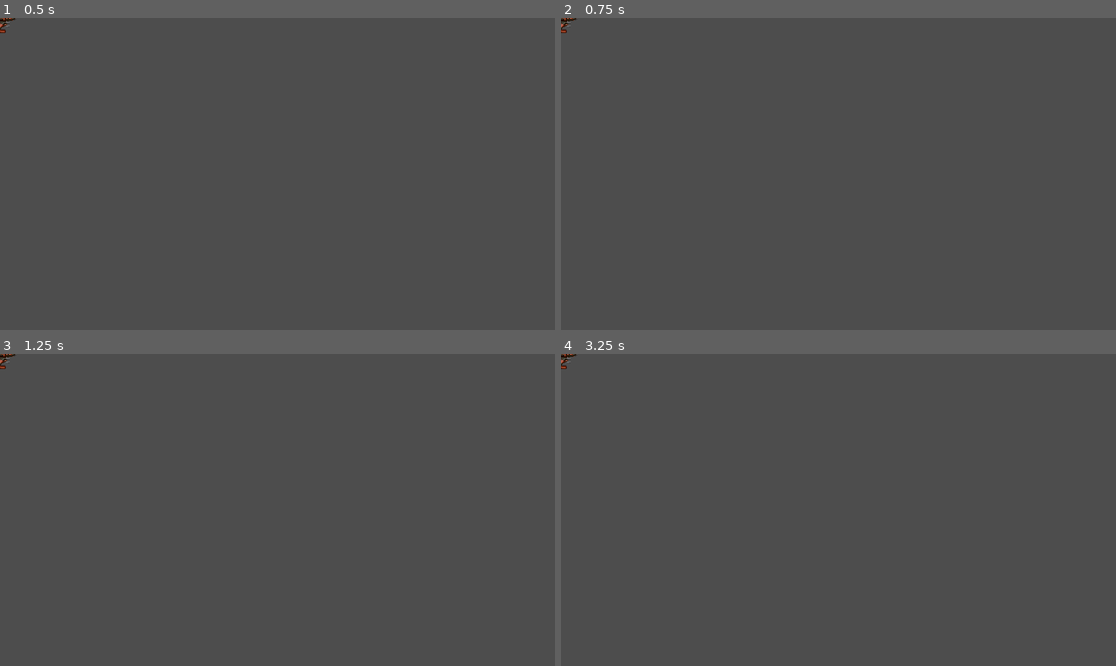
Above: before the commit, frames 1-4 (two rows, left to right).
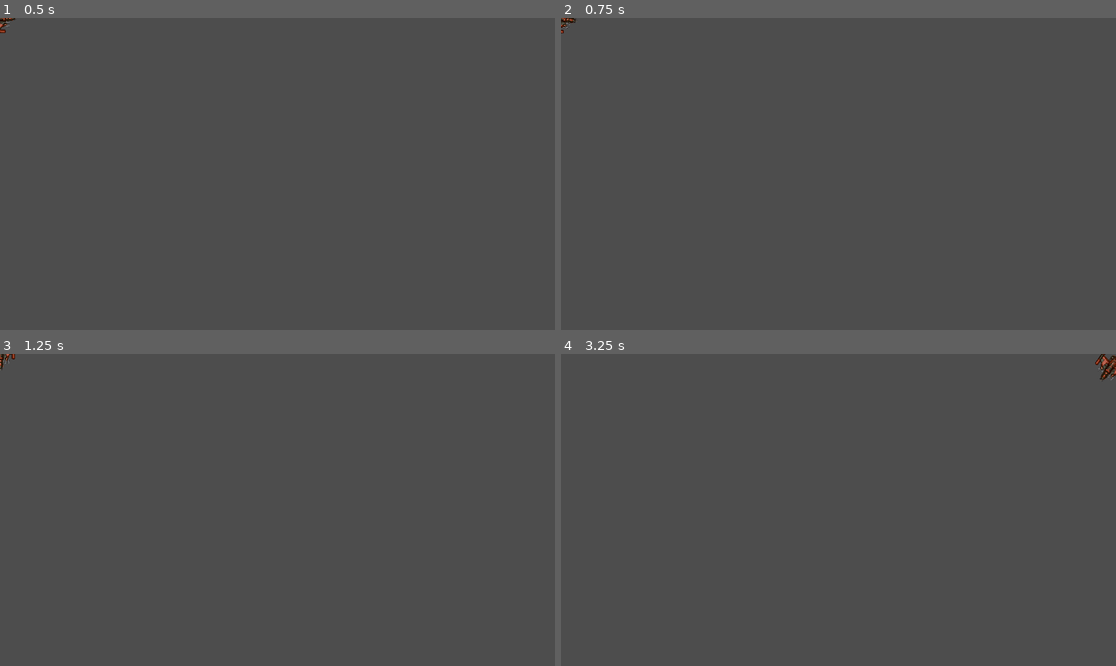
Above: after the commit, the same moments.

Repository: mikechase3/SpaceRocks
Game: Godot game, scene res://scenes/node_2d.tscn
Two runs of this game, one before a commit and one after it. Both use one fixed random seed, a clock stepped at 60 frames per second and the inputs below. Before the commit the project has no main scene; this scene is started directly in both runs.
Inputs:
- Up to frame 1 (0.5 s): no input
- Up to frame 2 (0.75 s): tap Enter at 0.5 s; hold Right (rotate_right) from 0.53 s (still down); hold Space (shoot) from 0.53 s (still down)
- Up to frame 3 (1.25 s): keep holding Right (rotate_right); keep holding Space (shoot)
- Up to frame 4 (3.25 s): release Right (rotate_right) at 1.28 s; release Space (shoot) at 1.28 s; hold A (rotate_left) 1.28-2.03 s; tap Space (shoot) at 1.35, 2.85 s; hold Right (rotate_right) 2.03-2.78 s; hold Space (shoot) 2.03-2.78 s; tap Enter at 2.75 s; hold W (thrust) from 2.78 s (still down)

Frame 1 is identical in both runs. In frame 2, less than 0.1% of the frame differs, in the area x 0-3%, y 0-5%; in frame 3, less than 0.1%; in frame 4, 0.3%, in the area x 0-100%, y 0-9%.
Error before the commit: Invalid assignment of property or key 'emitting' with value of type 'bool' on a base object of type 'null instance'. (res://scenes/player.gd:39)

Commit message:
Finished player movement

Diff:
--- a/project.godot
+++ b/project.godot
@@ -11,6 +11,7 @@
 [application]
 
 config/name="space-rocks"
+run/main_scene="res://scenes/node_2d.tscn"
 config/features=PackedStringArray("4.3", "GL Compatibility")
 config/icon="res://icon.svg"
 
@@ -20,12 +21,14 @@
 "deadzone": 0.5,
 "events": [Object(InputEventKey,"resource_local_to_scene":false,"resource_name":"","device":-1,"window_id":0,"alt_press …(191 unchanged characters)…
 , Object(InputEventKey,"resource_local_to_scene":false,"resource_name":"","device":-1,"window_id":0,"alt_pressed":false …(186 unchanged characters)…
+, Object(InputEventKey,"resource_local_to_scene":false,"resource_name":"","device":-1,"window_id":0,"alt_pressed":false,"shift_pressed":false,"ctrl_pressed":false,"meta_pressed":false,"pressed":false,"keycode":0,"physical_keycode":4194319,"key_label":0,"unicode":0,"location":0,"echo":false,"script":null)
 ]
 }
 rotate_right={
 "deadzone": 0.5,
 "events": [Object(InputEventKey,"resource_local_to_scene":false,"resource_name":"","device":-1,"window_id":0,"alt_press …(195 unchanged characters)…
 , Object(InputEventKey,"resource_local_to_scene":false,"resource_name":"","device":-1,"window_id":0,"alt_pressed":false …(183 unchanged characters)…
+, Object(InputEventKey,"resource_local_to_scene":false,"resource_name":"","device":-1,"window_id":0,"alt_pressed":false,"shift_pressed":false,"ctrl_pressed":false,"meta_pressed":false,"pressed":false,"keycode":0,"physical_keycode":4194321,"key_label":0,"unicode":0,"location":0,"echo":false,"script":null)
 ]
 }
 thrust={
--- a/scenes/node_2d.tscn
+++ b/scenes/node_2d.tscn
@@ -7,6 +7,9 @@
 radius = 30.0666
 
 [node name="Player" type="RigidBody2D"]
+gravity_scale = 0.0
+linear_damp = 3.0
+angular_damp = 5.0
 script = ExtResource("1_pp2su")
 
 [node name="Sprite2D" type="Sprite2D" parent="."]
@@ -16,7 +19,7 @@
 texture = ExtResource("1_ogmw7")
 metadata/_edit_group_ = true
 
-[node name="CollisionShape2D" type="CollisionShape2D" parent="."]
+[node name="CollisionShape2d" type="CollisionShape2D" parent="."]
 texture_filter = 1
 shape = SubResource("CircleShape2D_igr6g")
 metadata/_edit_group_ = true
--- a/scenes/player.gd
+++ b/scenes/player.gd
@@ -7,10 +7,29 @@
 var state = INIT
 var thrust = Vector2.ZERO
 var rotation_dir = 0
+var screensize = Vector2.ZERO  # Book/Slide says Vector.ZERO
+
+func _integrate_forces(physics_state):
+	var xform = physics_state.transform
+	xform.origin.x = wrapf(xform.origin.x, 0, screensize.x)
+	xform.origin.y = wrapf(xform.origin.y, 0, screensize.y)
+	physics_state.transform = xform
+
+
 
 func _process(delta):
 	get_input()
 	#shield += shield_regen * delta
+
+func _ready():
+	change_state(ALIVE)
+	screensize = get_viewport_rect().size
+
+
+func _physics_process(delta):
+	constant_force = thrust
+	constant_torque = rotation_dir * spin_power
+
 
 func change_state(new_state):
 	match new_state:
@@ -36,20 +55,18 @@
 
 
 func get_input():
-	$Exhaust.emitting = false
+	thrust = Vector2.ZERO  # bug fixed - need it here.
+	#$Exhaust.emitting = false
 	if state in [DEAD, INIT]:
 		return
 	if Input.is_action_pressed("thrust"):
 		thrust = transform.x * engine_power
-		$Exhaust.emitting = true
-		if not $EngineSound.playing:
-			$EngineSound.play()
+		#$Exhaust.emitting = true
+		#if not $EngineSound.playing:
+			#$EngineSound.play()
 	else:
-		$EngineSound.stop()
+		pass
+		#$EngineSound.stop()
 	rotation_dir = Input.get_axis("rotate_left", "rotate_right")
 	#if Input.is_action_pressed("shoot") and can_shoot:
 		#shoot()
-
-func _physics_process(delta):
-	constant_force = thrust
-	constant_torque = rotation_dir * spin_power
